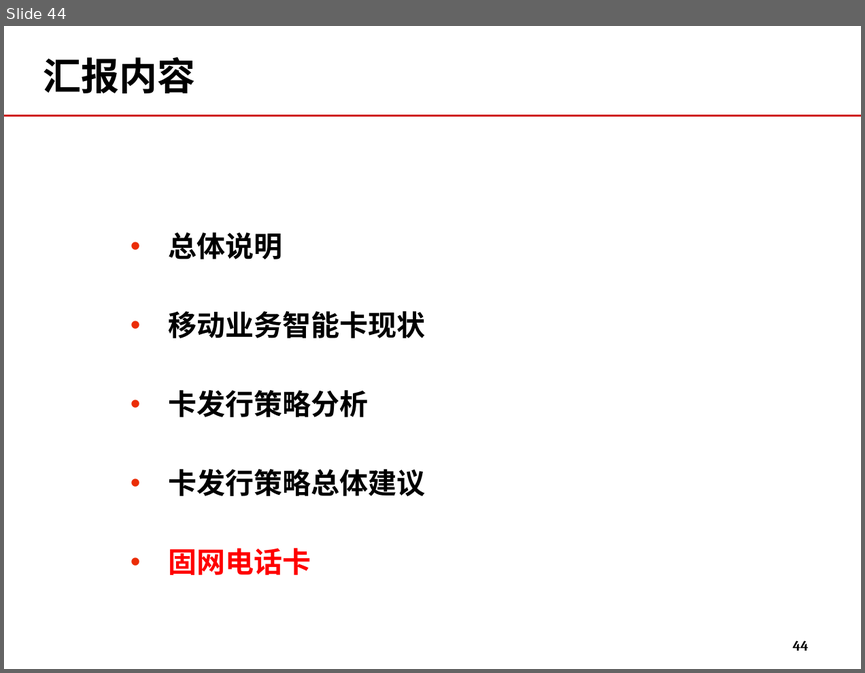
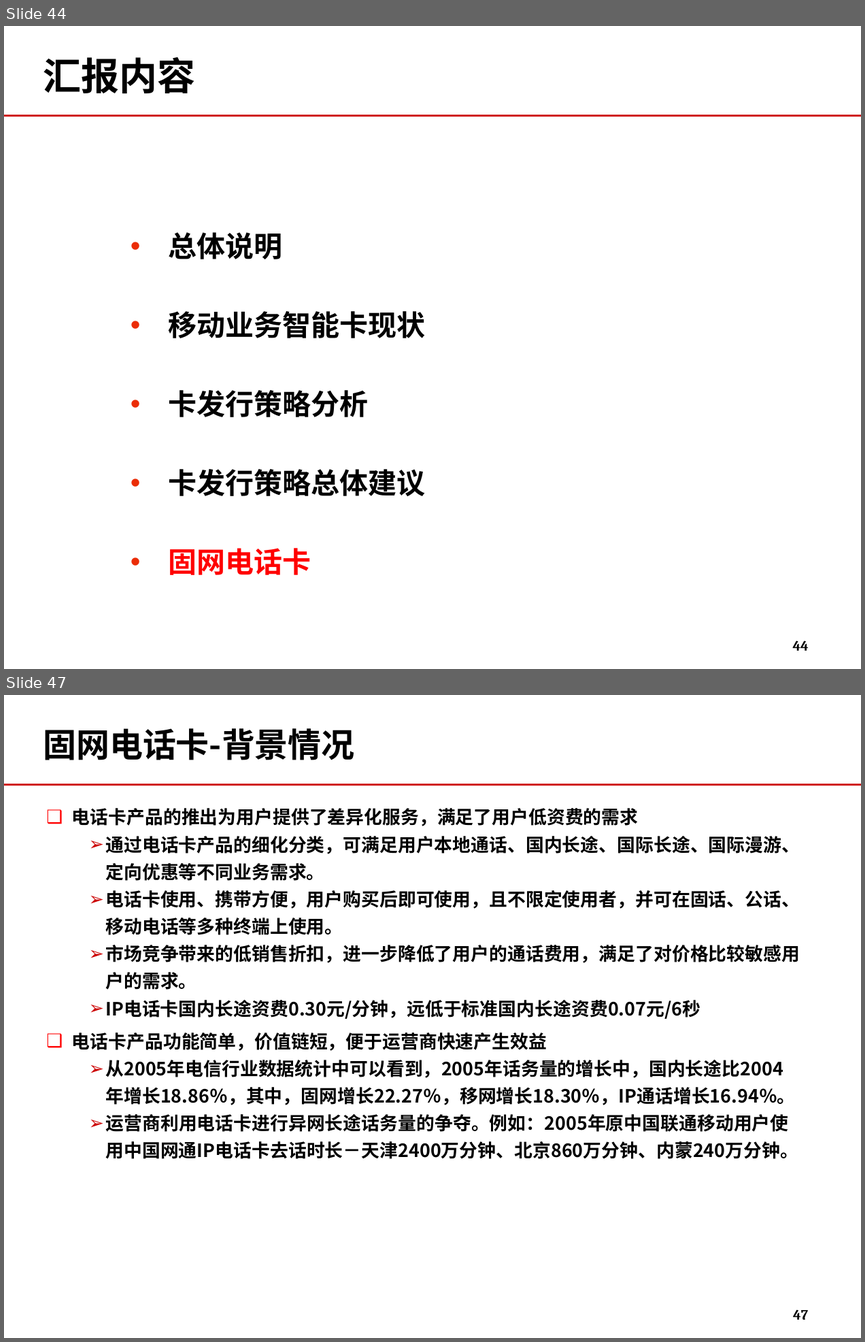
Before and after one commit to momo1101/unicardsrch, a slide deck: 软课题文本/软课题-中国联通电信卡业务及策略研究.ppt. Shown one above the other, each under a label of ours: slide 44 before the commit, slides 44 and 47 after it; the slides between them are not shown. The pictures are 865x673 and 865x1342 pixels, drawn with LibreOffice and Linux fonts; fonts in the diff are those of the drawing; background and template pictures are left out. Boxes give left, top, right and bottom in pixels: in the first picture for what was removed or moved away, otherwise in the second. Text is boxed around its words. In the diff, an @@ line names an element or a change of style, - is before the commit and + after.

```diff
--- a/软课题文本/软课题-中国联通电信卡业务及策略研究.ppt
+++ b/软课题文本/软课题-中国联通电信卡业务及策略研究.ppt
@@ slide 47 added at [4,695,861,1338], background #FFFFFF; not listed: 1 template element that a slide beside it also shows @@
@@ title added at [43,728,355,760], 28 pt, text #000000, bold @@
+固网电话卡-背景情况
@@ text added at [72,808,800,1159], 15.3 pt, text #000000, bold @@
+❑ 电话卡产品的推出为用户提供了差异化服务，满足了用户低资费的需求
+  ➢ 通过电话卡产品的细化分类，可满足用户本地通话、国内长途、国际长途、国际漫游、定向优惠等不同业务需求。
+  ➢ 电话卡使用、携带方便，用户购买后即可使用，且不限定使用者，并可在固话、公话、移动电话等多种终端上使用。
+  ➢ 市场竞争带来的低销售折扣，进一步降低了用户的通话费用，满足了对价格比较敏感用户的需求。
+  ➢ IP电话卡国内长途资费0.30元/分钟，远低于标准国内长途资费0.07元/6秒
+❑ 电话卡产品功能简单，价值链短，便于运营商快速产生效益
+  ➢ 从2005年电信行业数据统计中可以看到，2005年话务量的增长中，国内长途比2004年增长18.86％，其中，固网增长22.27％，移网增长18.30％，IP通话增长16.94％。
+  ➢ 运营商利用电话卡进行异网长途话务量的争夺。例如：2005年原中国联通移动用户使用中国网通IP电话卡去话时长－天津2400万分钟、北京860万分钟、内蒙240万分钟。
@@ page number added at [793,1309,808,1319], 12 pt, text #000000, bold @@
+47
```
Also in this commit, not shown: 12 slides changed, 21 other slides added, 1 slide removed.
